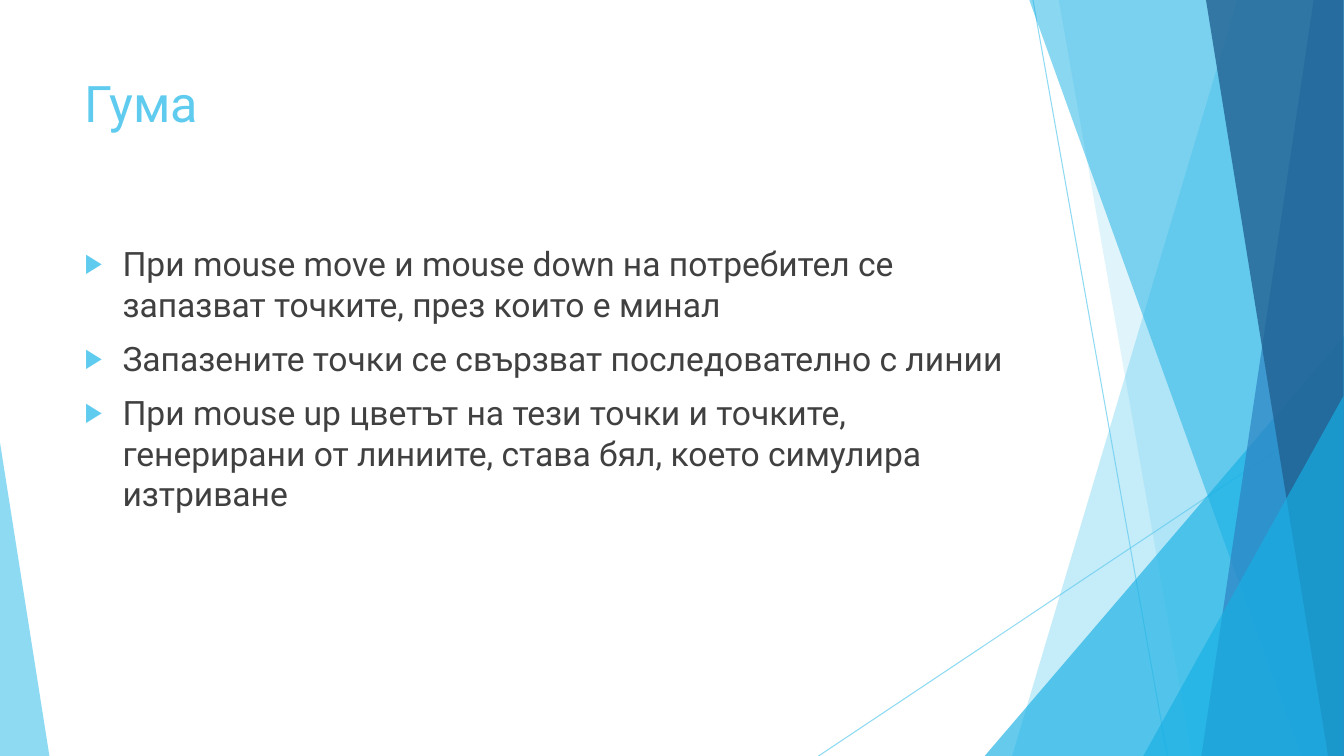
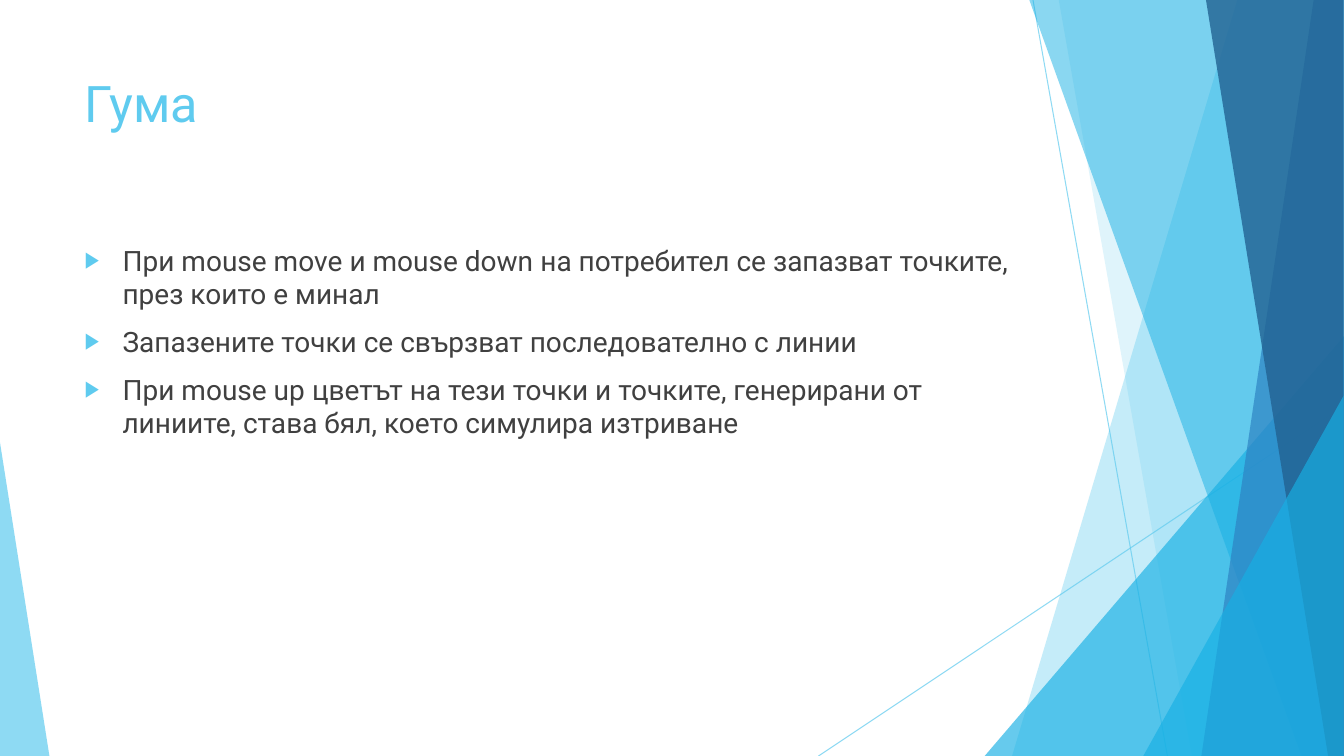
Before and after one commit to todorzhelev/STS, a slide deck: slide 13 of presentation/PresentationFinal.pptx (slide 12 before the commit). Drawn at 1344x756 pixels with LibreOffice and Linux fonts; fonts in the diff are those of the drawing. Boxes give left, top, right and bottom in pixels: in the first picture for what was removed or moved away, otherwise in the second. Text is boxed around its words. In the diff, an @@ line names an element or a change of style, - is before the commit and + after.

```diff
--- a/presentation/PresentationFinal.pptx
+++ b/presentation/PresentationFinal.pptx
@@ text "При mouse move и mouse ..." at (x1=123, y1=249, x2=1008, y2=439): size 24 to 20 pt @@
```
Also in this commit, not shown: 3 other slides changed, 1 slide added.
